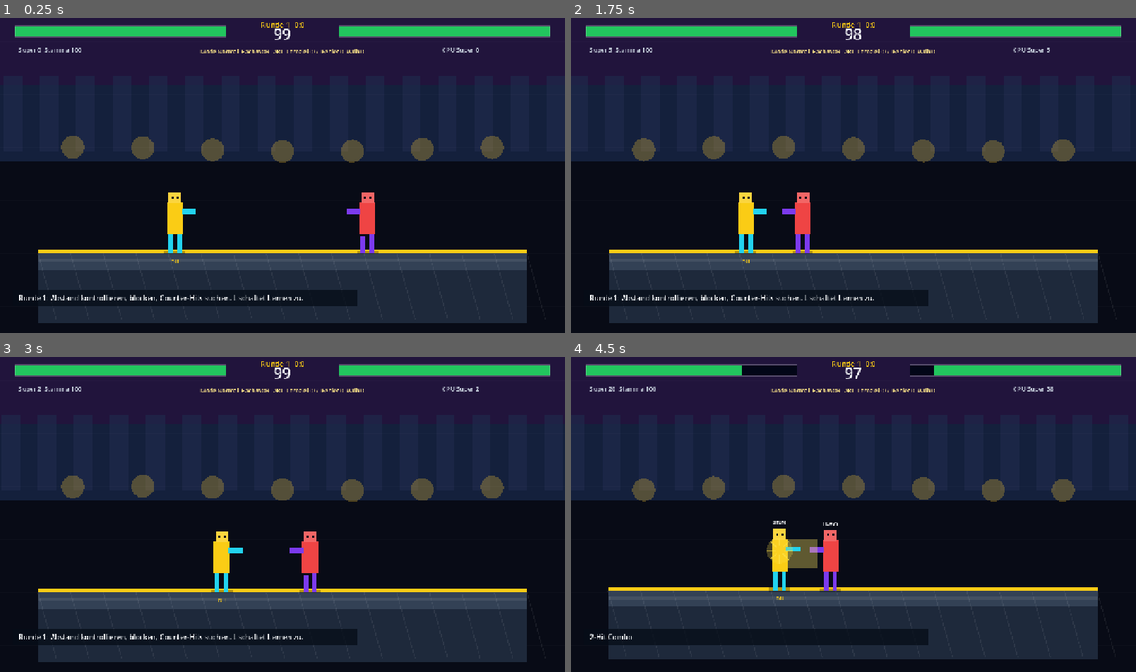
Above: before the commit, frames 1-4 (two rows, left to right).
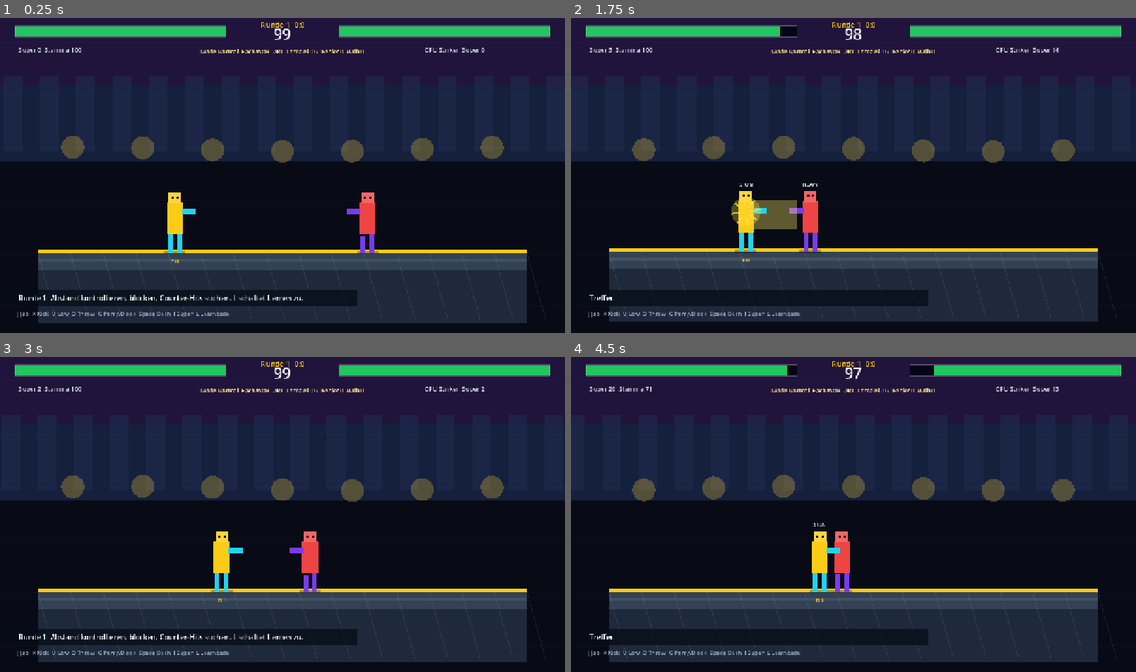
Above: after the commit, the same moments.

Repository: ralfarminkirchner-netizen/faska-flow-pro
Game: Godot game, scene res://scenes/main.tscn
Two runs of this game, one before a commit and one after it. Both use one fixed random seed, a clock stepped at 60 frames per second and the inputs below.
Inputs (mouse positions are in pixels of both pictures, inside the frame that each line leads up to):
- Up to frame 1 (0.25 s): no input
- Up to frame 2 (1.75 s): tap Enter at 0.5 s; drag from (853, 175) to (910, 103) at 0.52 s; drag from (740, 191) to (825, 238) at 1.27 s
- Up to frame 3 (3 s): move the mouse to (339, 442) at 2.02 s; hold D 2.03-2.75 s; tap R at 2.1 s; tap J at 2.3 s; drag from (254, 577) to (113, 464) at 2.77 s
- Up to frame 4 (4.5 s): move the mouse to (1023, 561) at 3.52 s; hold A 3.53-4.25 s; tap K at 3.6 s; tap Space at 3.77, 4.07 s; tap U at 3.8 s; drag from (684, 464) to (768, 432) at 4.27 s

The runs differ from the first frame. In frame 1, 0.4% of the frame differs, in the area x 3-86%, y 9-96%; in frame 2, 3.7%; in frame 3, 0.4%; in frame 4, 5.0%, in the area x 3-94%, y 2-97%.

Commit message:
feat(fighter): add parry throw and cpu styles

Diff:
--- a/godot/faska-fighter/scripts/main.gd
+++ b/godot/faska-fighter/scripts/main.gd
@@ -82,6 +82,7 @@
 	var low_down := false
 	var dash_down := false
 	var super_down := false
+	var throw_down := false
 	var learn_down := false
 	var subject_down := false
 	var _move_touch := -1
@@ -134,6 +135,7 @@
 		low_down = false
 		dash_down = false
 		super_down = false
+		throw_down = false
 		learn_down = false
 		subject_down = false
 		for key in _button_touches.keys():
@@ -150,6 +152,8 @@
 				dash_down = true
 			elif action == "super":
 				super_down = true
+			elif action == "throw":
+				throw_down = true
 			elif action == "learn":
 				learn_down = true
 			elif action == "subject":
@@ -181,6 +185,7 @@
 			{"action": "guard", "label": "G\nBlock", "rect": Rect2(Vector2(x + (w + gap) * 2.0, y + h + gap), Vector2(w, h))},
 			{"action": "low", "label": "U\nLow", "rect": Rect2(Vector2(x, y + (h + gap) * 2.0), Vector2(w, h))},
 			{"action": "dash", "label": "A\nDash", "rect": Rect2(Vector2(x + w + gap, y + (h + gap) * 2.0), Vector2(w, h))},
+			{"action": "throw", "label": "O\nThrow", "rect": Rect2(Vector2(x + (w + gap) * 2.0, y + (h + gap) * 2.0), Vector2(w, h))},
 		]
 
 	func _draw() -> void:
@@ -210,7 +215,7 @@
 		for button in _buttons():
 			var rect: Rect2 = button["rect"]
 			var action := str(button["action"])
-			var active := (action == "guard" and guard_down) or (acti …(151 unchanged characters)…  "super" and super_down) or (action == "learn" and learn_down) or (action == "subject" and subject_down)
+			var active := (action == "guard" and guard_down) or (acti …(151 unchanged characters)…  "super" and super_down) or (action == "throw" and throw_down) or (action == "learn" and learn_down) or (action == "subject" and subject_down)
 			draw_rect(rect, Color(0.02, 0.05, 0.09, 0.66), true)
 			draw_rect(rect, Color.html("#facc15") if active else Color(0.78, 0.88, 1.0, 0.55), false, 4.0 * ui)
 			var lines := str(button["label"]).split("\n")
@@ -244,8 +249,11 @@
 var last_touch_low := false
 var last_touch_dash := false
 var last_touch_super := false
+var last_touch_throw := false
+var last_touch_guard := false
 var last_touch_learn := false
 var last_touch_subject := false
+var rival_style := "Striker"
 
 func _ready() -> void:
 	mouse_filter = Control.MOUSE_FILTER_STOP
@@ -260,8 +268,10 @@
 	rival_rounds = 0
 	round_number = 1
 	match_over = false
+	rival_style = "Striker"
 	player = make_fighter(Vector2(lerpf(arena_left(), arena_right(), 0.28), ground_y()), 1, Color.html("#facc15"), Color.html("#22d3ee"))
 	rival = make_fighter(Vector2(lerpf(arena_left(), arena_right(), 0.72), ground_y()), -1, Color.html("#ef4444"), Color.html("#7c3aed"))
+	rival["ai_timer"] = 1.05
 	mode_learn = false
 	lesson_index = 0
 	question_index = 0
@@ -280,16 +290,22 @@
 
 func start_next_round() -> void:
 	round_number += 1
+	rival_style = _style_for_round(round_number)
 	player = make_fighter(Vector2(lerpf(arena_left(), arena_right(), 0.28), ground_y()), 1, Color.html("#facc15"), Color.html("#22d3ee"))
 	rival = make_fighter(Vector2(lerpf(arena_left(), arena_right(), 0.72), ground_y()), -1, Color.html("#ef4444"), Color.html("#7c3aed"))
+	rival["ai_timer"] = 0.95
 	round_time = 99.0
 	round_over = false
 	shake_timer = 0.0
 	flash_timer = 0.0
 	hit_sparks.clear()
 	setup_answers()
-	message = "Runde %d. Fight!" % round_number
+	message = "Runde %d. CPU-Stil: %s. Fight!" % [round_number, rival_style]
 	message_timer = 2.2
+
+func _style_for_round(number: int) -> String:
+	var styles := ["Striker", "Grappler", "Counter"]
+	return str(styles[(number - 1) % styles.size()])
 
 func make_fighter(pos: Vector2, face: int, body: Color, trim: Color) -> Dictionary:
 	return {
@@ -307,6 +323,9 @@
 		"hitstun": 0.0,
 		"guard": false,
 		"crouch": false,
+		"parry": 0.0,
+		"throw_escape": 0.0,
+		"knockdown": 0.0,
 		"dash": 0.0,
 		"combo": 0,
 		"combo_timer": 0.0,
@@ -378,6 +397,10 @@
 			player = start_attack(player, "low")
 		elif event.keycode == KEY_I:
 			player = start_attack(player, "super")
+		elif event.keycode == KEY_O:
+			player = start_attack(player, "throw")
+		elif event.keycode == KEY_G:
+			player = start_parry(player)
 		elif event.keycode == KEY_SPACE:
 			player = start_dash(player)
 
@@ -419,6 +442,10 @@
 		player = start_dash(player)
 	if touch_overlay.super_down and not last_touch_super:
 		player = start_attack(player, "super")
+	if touch_overlay.throw_down and not last_touch_throw:
+		player = start_attack(player, "throw")
+	if touch_overlay.guard_down and not last_touch_guard:
+		player = start_parry(player)
 	if touch_overlay.learn_down and not last_touch_learn:
 		mode_learn = not mode_learn
 		setup_answers()
@@ -431,6 +458,8 @@
 	last_touch_low = touch_overlay.low_down
 	last_touch_dash = touch_overlay.dash_down
 	last_touch_super = touch_overlay.super_down
+	last_touch_throw = touch_overlay.throw_down
+	last_touch_guard = touch_overlay.guard_down
 	last_touch_learn = touch_overlay.learn_down
 	last_touch_subject = touch_overlay.subject_down
 
@@ -438,6 +467,13 @@
 	var p_pos: Vector2 = player["pos"]
 	var r_pos: Vector2 = rival["pos"]
 	player["face"] = 1 if r_pos.x >= p_pos.x else -1
+	if float(player["knockdown"]) > 0.0:
+		player["guard"] = false
+		player["crouch"] = false
+		var down_vel: Vector2 = player["vel"]
+		down_vel.x = 0.0
+		player["vel"] = down_vel
+		return
 	var dir := 0.0
 	if Input.is_key_pressed(KEY_A) or Input.is_key_pressed(KEY_LEFT):
 		dir -= 1.0
@@ -464,19 +500,31 @@
 	player["vel"] = velocity
 
 func update_ai(delta: float) -> void:
+	if float(rival["knockdown"]) > 0.0:
+		rival["guard"] = false
+		rival["crouch"] = false
+		var down_vel: Vector2 = rival["vel"]
+		down_vel.x = 0.0
+		rival["vel"] = down_vel
+		return
 	var e_pos: Vector2 = rival["pos"]
 	var p_pos: Vector2 = player["pos"]
 	rival["face"] = 1 if p_pos.x >= e_pos.x else -1
 	var distance: float = absf(p_pos.x - e_pos.x)
 	var ai_timer: float = float(rival["ai_timer"]) - delta
-	var phase: float = sin(float(rival["ai_seed"]) + round_time * 2.1)
+	var phase: float = sin(float(rival["ai_seed"]) + round_time * (2.1 if rival_style != "Counter" else 2.7))
 	var velocity: Vector2 = rival["vel"]
 	var dir := 0.0
 	rival["guard"] = false
 	rival["crouch"] = false
 	if ai_timer <= 0.0:
 		rival["ai_timer"] = 0.22 + absf(phase) * 0.28
-		if distance < 82.0:
+		if rival_style == "Grappler" and distance < 74.0 and phase > -0.35:
+			rival = start_attack(rival, "throw")
+		elif rival_style == "Counter" and distance < 128.0 and phase < -0.42:
+			rival = start_parry(rival)
+			rival["guard"] = true
+		elif distance < 82.0:
 			if phase > 0.15:
 				rival = start_attack(rival, "light")
 			elif phase < -0.5:
@@ -509,14 +557,22 @@
 	return fighter
 
 func start_dash(fighter: Dictionary) -> Dictionary:
-	if float(fighter["stamina"]) < 24.0 or float(fighter["dash"]) > 0.0 or float(fighter["hitstun"]) > 0.0:
+	if float(fighter["stamina"]) < 24.0 or float(fighter["dash"]) > 0.0 or float(fighter["hitstun"]) > 0.0 or float(fighter["knockdown"]) > 0.0:
 		return fighter
 	fighter["stamina"] = maxf(0.0, float(fighter["stamina"]) - 24.0)
 	fighter["dash"] = 0.16
 	return fighter
 
+func start_parry(fighter: Dictionary) -> Dictionary:
+	if float(fighter["stamina"]) < 14.0 or float(fighter["hitstun"]) > 0.0 or float(fighter["knockdown"]) > 0.0 or str(fighter["attack"]) != "none":
+		return fighter
+	fighter["stamina"] = maxf(0.0, float(fighter["stamina"]) - 14.0)
+	fighter["parry"] = 0.28
+	fighter["throw_escape"] = 0.34
+	return fighter
+
 func start_attack(fighter: Dictionary, attack_name: String) -> Dictionary:
-	if float(fighter["attack_cooldown"]) > 0.0 or float(fighter["hitstun"]) > 0.0:
+	if float(fighter["attack_cooldown"]) > 0.0 or float(fighter["hitstun"]) > 0.0 or float(fighter["knockdown"]) > 0.0:
 		return fighter
 	if attack_name == "super" and float(fighter["super"]) < 65.0:
 		return fighter
@@ -532,6 +588,9 @@
 		duration = 0.48
 		cooldown = 0.88
 		fighter["super"] = maxf(0.0, float(fighter["super"]) - 65.0)
+	elif attack_name == "throw":
+		duration = 0.36
+		cooldown = 0.62
 	fighter["attack"] = attack_name
 	fighter["attack_time"] = duration
 	fighter["attack_cooldown"] = cooldown
@@ -551,6 +610,12 @@
 			fighter["attack_hit"] = false
 	if float(fighter["hitstun"]) > 0.0:
 		fighter["hitstun"] = maxf(0.0, float(fighter["hitstun"]) - delta)
+	if float(fighter["parry"]) > 0.0:
+		fighter["parry"] = maxf(0.0, float(fighter["parry"]) - delta)
+	if float(fighter["throw_escape"]) > 0.0:
+		fighter["throw_escape"] = maxf(0.0, float(fighter["throw_escape"]) - delta)
+	if float(fighter["knockdown"]) > 0.0:
+		fighter["knockdown"] = maxf(0.0, float(fighter["knockdown"]) - delta)
 	if float(fighter["dash"]) > 0.0:
 		fighter["dash"] = maxf(0.0, float(fighter["dash"]) - delta)
 	if int(fighter["combo"]) > 0:
@@ -593,8 +658,24 @@
 	if not hitbox.intersects(body):
 		last_defender = defender
 		return attacker
+	if str(attacker["attack"]) == "throw":
+		return resolve_throw(attacker, defender, player_attacks)
+	if can_parry(defender, attacker):
+		attacker["hitstun"] = 0.42
+		attacker["attack"] = "none"
+		attacker["attack_hit"] = true
+		defender["super"] = minf(100.0, float(defender["super"]) + 22.0)
+		defender["stamina"] = minf(100.0, float(defender["stamina"]) + 18.0)
+		message = "Parry! Counter-Fenster offen."
+		message_timer = 1.35
+		shake_timer = 0.08
+		spawn_hit_spark(defender, "parry")
+		last_defender = defender
+		return attacker
 	var blocked: bool = can_block(defender, attacker)
 	var damage: int = attack_damage(str(attacker["attack"]))
+	if not player_attacks:
+		damage = maxi(1, int(ceil(float(damage) * 0.72)))
 	var push: float = attack_push(str(attacker["attack"]))
 	var d_vel: Vector2 = defender["vel"]
 	if blocked:
@@ -637,6 +718,40 @@
 	last_defender = defender
 	return attacker
 
+func resolve_throw(attacker: Dictionary, defender: Dictionary, player_attacks: bool) -> Dictionary:
+	var d_vel: Vector2 = defender["vel"]
+	if float(defender["throw_escape"]) > 0.0:
+		attacker["attack_hit"] = true
+		attacker["hitstun"] = 0.18
+		defender["super"] = minf(100.0, float(defender["super"]) + 12.0)
+		message = "Throw-Tech!"
+		message_timer = 1.2
+		spawn_hit_spark(defender, "parry")
+		last_defender = defender
+		return attacker
+	var damage := attack_damage("throw")
+	if not player_attacks:
+		damage = maxi(1, int(ceil(float(damage) * 0.72)))
+	defender["hp"] = maxi(0, int(defender["hp"]) - damage)
+	defender["hitstun"] = 0.34
+	defender["knockdown"] = 0.72
+	defender["guard"] = false
+	defender["crouch"] = false
+	d_vel.x = float(attacker["face"]) * attack_push("throw")
+	d_vel.y = -135.0
+	defender["vel"] = d_vel
+	attacker["attack_hit"] = true
+	attacker["super"] = minf(100.0, float(attacker["super"]) + 14.0)
+	attacker["combo"] = int(attacker["combo"]) + 1
+	attacker["combo_timer"] = 1.2
+	score += damage * (13 if player_attacks else 4)
+	message = "Throw! Block geknackt."
+	message_timer = 1.35
+	shake_timer = 0.16
+	spawn_hit_spark(defender, "throw")
+	last_defender = defender
+	return attacker
+
 func attack_is_active(fighter: Dictionary) -> bool:
 	var name: String = str(fighter["attack"])
 	var t: float = float(fighter["attack_time"])
@@ -648,6 +763,8 @@
 		return t < 0.24 and t > 0.06
 	if name == "super":
 		return t < 0.38 and t > 0.06
+	if name == "throw":
+		return t < 0.25 and t > 0.08
 	return false
 
 func attack_damage(name: String) -> int:
@@ -657,6 +774,8 @@
 		return 8
 	if name == "super":
 		return 23
+	if name == "throw":
+		return 12
 	return 6
 
 func attack_push(name: String) -> float:
@@ -666,6 +785,8 @@
 		return 120.0
 	if name == "super":
 		return 390.0
+	if name == "throw":
+		return 280.0
 	return 150.0
 
 func spawn_hit_spark(target: Dictionary, kind: String) -> void:
@@ -677,6 +798,10 @@
 		y = -118.0
 	elif kind == "super":
 		y = -96.0
+	elif kind == "parry":
+		y = -112.0
+	elif kind == "throw":
+		y = -84.0
 	hit_sparks.append({"pos": pos + Vector2(0.0, y), "kind": kind, "timer": 0.24})
 	if hit_sparks.size() > 10:
 		hit_sparks.pop_front()
@@ -707,6 +832,10 @@
 	elif name == "super":
 		width = 150.0
 		height = 82.0
+	elif name == "throw":
+		width = 70.0
+		height = 100.0
+		y_offset = 112.0
 	var x: float = pos.x + face * 30.0
 	if face < 0.0:
 		x -= width
@@ -722,7 +851,19 @@
 func can_block(defender: Dictionary, attacker: Dictionary) -> bool:
 	if not bool(defender["guard"]) or float(defender["stamina"]) <= 2.0 or float(defender["hitstun"]) > 0.0:
 		return false
+	if str(attacker["attack"]) == "throw":
+		return false
 	if str(attacker["attack"]) == "low" and not bool(defender["crouch"]):
+		return false
+	var d_pos: Vector2 = defender["pos"]
+	var a_pos: Vector2 = attacker["pos"]
+	var incoming: float = signf(a_pos.x - d_pos.x)
+	return incoming == float(defender["face"])
+
+func can_parry(defender: Dictionary, attacker: Dictionary) -> bool:
+	if float(defender["parry"]) <= 0.0 or float(defender["hitstun"]) > 0.0 or float(defender["knockdown"]) > 0.0:
+		return false
+	if str(attacker["attack"]) == "low" or str(attacker["attack"]) == "throw" or str(attacker["attack"]) == "super":
 		return false
 	var d_pos: Vector2 = defender["pos"]
 	var a_pos: Vector2 = attacker["pos"]
@@ -885,8 +1026,12 @@
 	if float(fighter["hitstun"]) > 0.0 and int(round_time * 22.0) % 2 == 0:
 		body = Color.html("#f8fafc")
 	var crouch: bool = bool(fighter["crouch"])
+	var knocked: bool = float(fighter["knockdown"]) > 0.0
 	var torso_h: float = 72.0 if not crouch else 48.0
 	var leg_h: float = 44.0 if not crouch else 24.0
+	if knocked:
+		torso_h = 34.0
+		leg_h = 18.0
 	var step: float = sin(float(fighter["anim"]))
 	var left_step := maxf(0.0, step) * 5.0
 	var right_step := maxf(0.0, -step) * 5.0
@@ -899,6 +1044,8 @@
 	draw_rect(Rect2(Vector2(arm_x, pos.y - torso_h - leg_h + 16.0), Vector2(32.0, 12.0)), trim, true)
 	draw_rect(Rect2(pos + Vector2(-8.0, -torso_h - leg_h - 14.0), Vector2(5.0, 5.0)), Color.html("#020617"), true)
 	draw_rect(Rect2(pos + Vector2(4.0, -torso_h - leg_h - 14.0), Vector2(5.0, 5.0)), Color.html("#020617"), true)
+	if float(fighter["parry"]) > 0.0:
+		draw_arc(pos + Vector2(0.0, -82.0), 54.0, -PI * 0.85, PI * 0.85, 32, Color.html("#38bdf8"), 5.0)
 	if bool(fighter["guard"]):
 		var shield_x: float = face * 30.0
 		draw_rect(Rect2(pos + Vector2(shield_x - 8.0, -104.0), Vector2(16.0, 76.0)), Color(0.38, 0.77, 1.0, 0.46), true)
@@ -910,11 +1057,17 @@
 			color = Color(0.22, 0.86, 0.74, 0.38)
 		if str(fighter["attack"]) == "super":
 			color = Color(0.56, 0.19, 1.0, 0.48)
+		if str(fighter["attack"]) == "throw":
+			color = Color(0.98, 0.28, 0.42, 0.42)
 		draw_rect(screen_box, color, true)
 	if is_player:
 		draw_string(get_theme_default_font(), pos + Vector2(-38.0, 22.0), "DU", HORIZONTAL_ALIGNMENT_CENTER, 76.0, 12, Color.html("#facc15"))
 	var state_label := ""
-	if float(fighter["hitstun"]) > 0.0:
+	if knocked:
+		state_label = "DOWN"
+	elif float(fighter["parry"]) > 0.0:
+		state_label = "PARRY"
+	elif float(fighter["hitstun"]) > 0.0:
 		state_label = "STUN"
 	elif bool(fighter["guard"]):
 		state_label = "GUARD"
@@ -928,6 +1081,8 @@
 		draw_string(get_theme_default_font(), Vector2(538.0, 156.0), "%d HIT" % int(player["combo"]), HORIZONTAL_ALIGNMENT_CENTER, 200.0, 34, Color.html("#facc15"))
 	if mode_learn and learn_hits >= LEARN_GOAL:
 		draw_string(get_theme_default_font(), Vector2(size.x * 0.5 - 190.0, 164.0), "KNOWLEDGE BREAK", HORIZONTAL_ALIGNMENT_CENTER, 380.0, 24, Color.html("#38bdf8"))
+	if float(player["parry"]) > 0.0:
+		draw_string(get_theme_default_font(), Vector2(size.x * 0.5 - 126.0, 192.0), "PARRY WINDOW", HORIZONTAL_ALIGNMENT_CENTER, 252.0, 20, Color.html("#38bdf8"))
 
 func draw_hit_sparks(offset: Vector2) -> void:
 	for spark in hit_sparks:
@@ -942,6 +1097,10 @@
 			color = Color.html("#f97316")
 		elif kind == "super":
 			color = Color.html("#c084fc")
+		elif kind == "parry":
+			color = Color.html("#38bdf8")
+		elif kind == "throw":
+			color = Color.html("#fb7185")
 		var radius := lerpf(35.0, 8.0, 1.0 - t)
 		draw_circle(pos, radius, Color(color.r, color.g, color.b, 0.32 * t))
 		for i in range(8):
@@ -957,8 +1116,8 @@
 	draw_string(font, Vector2(size.x * 0.5 - 45.0, 56.0), "%02d" % int(ceil(round_time)), HORIZONTAL_ALIGNMENT_CENTER, 90.0, 34, Color.html("#f8fafc"))
 	draw_string(font, Vector2(size.x * 0.5 - 120.0, 28.0), "Runde %d  %d:%d" % [round_number, player_rounds, rival_rounds], HORIZONTAL_ALIGNMENT_CENTER, 240.0, 17, Color.html("#facc15"))
 	draw_string(font, Vector2(42.0, 84.0), "Super %d  Stamina %d" % [int(player["super"]), int(player["stamina"])], HORIZONTAL_ALIGNMENT_LEFT, -1, 14, Color.html("#cbd5e1"))
-	draw_string(font, Vector2(size.x - 278.0, 84.0), "CPU Super %d" % int(rival["super"]), HORIZONTAL_ALIGNMENT_LEFT, -1, 14, Color.html("#cbd5e1"))
-	draw_string(font, Vector2(size.x * 0.5 - 190.0, 88.0), "Mode %s  Fach %s  Lernziel %d/%d  Fehler %d  Wdh %d" % ["Learncade" if mode_learn else "Normal", str(LESSONS[lesson_index]), learn_hits, LEARN_GOAL, mistakes, repeat_queue.size()], HORIZONTAL_ALIGNMENT_CENTER, 380.0, 13, Color.html("#fde68a"))
+	draw_string(font, Vector2(size.x - 318.0, 84.0), "CPU %s  Super %d" % [rival_style, int(rival["super"])], HORIZONTAL_ALIGNMENT_LEFT, -1, 14, Color.html("#cbd5e1"))
+	draw_string(font, Vector2(size.x * 0.5 - 220.0, 88.0), "Mode %s  Fach %s  Lernziel %d/%d  Fehler %d  Wdh %d" % ["Learncade" if mode_learn else "Normal", str(LESSONS[lesson_index]), learn_hits, LEARN_GOAL, mistakes, repeat_queue.size()], HORIZONTAL_ALIGNMENT_CENTER, 440.0, 13, Color.html("#fde68a"))
 	if mode_learn:
 		var q: Dictionary = current_question()
 		draw_rect(Rect2(Vector2(size.x * 0.5 - 330.0, 108.0), Vector2(660.0, 38.0)), Color(0.02, 0.05, 0.09, 0.76), true)
@@ -968,6 +1127,8 @@
 		var msg_y := size.y - bottom_clearance
 		draw_rect(Rect2(Vector2(28.0, msg_y), Vector2(minf(size.x - 56.0, 780.0), 34.0)), Color(0.02, 0.05, 0.09, 0.76), true)
 		draw_string(font, Vector2(42.0, msg_y + 23.0), message, HORIZONTAL_ALIGNMENT_LEFT, minf(size.x - 84.0, 752.0), 16, Color.html("#f8fafc"))
+	if not is_mobile_layout():
+		draw_string(font, Vector2(38.0, size.y - 38.0), "J Jab  K Kick  U Low  O Throw  G Parry/Block  Space Dash  I Super  L Learncade", HORIZONTAL_ALIGNMENT_LEFT, size.x - 76.0, 13, Color.html("#94a3b8"))
 
 func draw_health_bar(pos: Vector2, width: float, fighter: Dictionary, left_to_right: bool) -> void:
 	var ratio: float = clampf(float(fighter["hp"]) / float(fighter["max_hp"]), 0.0, 1.0)
Not shown, changed: src/components/games/godot/FaskaFighterGodot.jsx
Not shown, changed: src/components/hub/GameEngineHub.jsx
